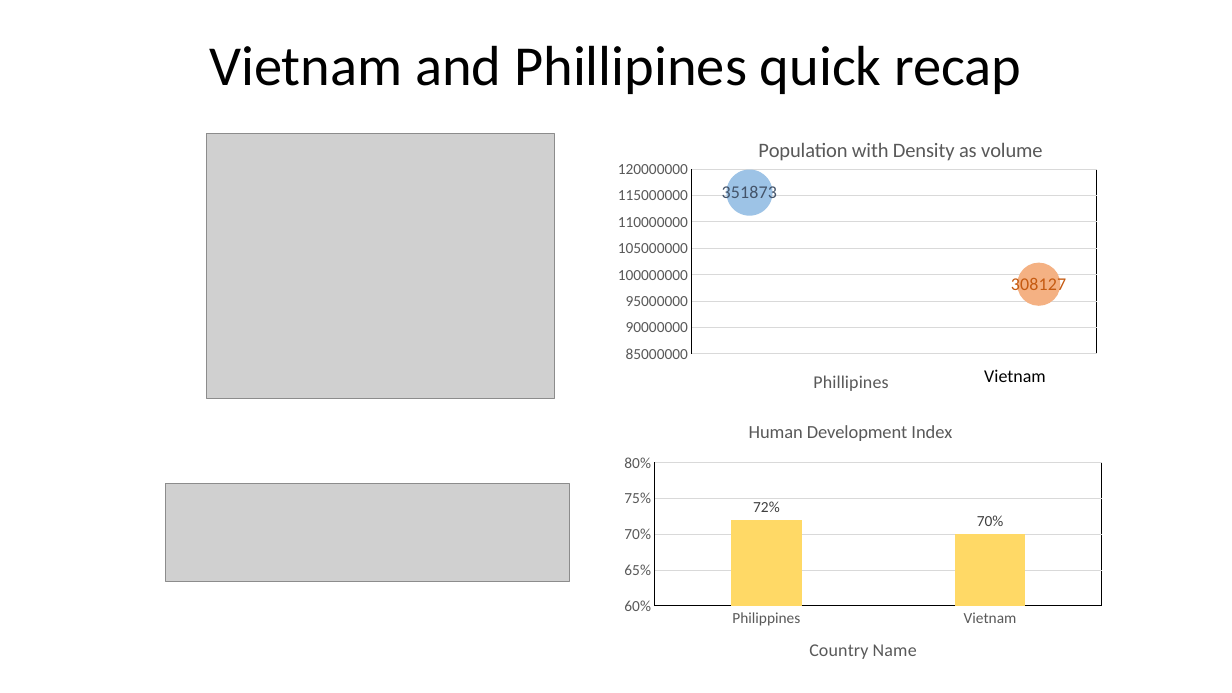
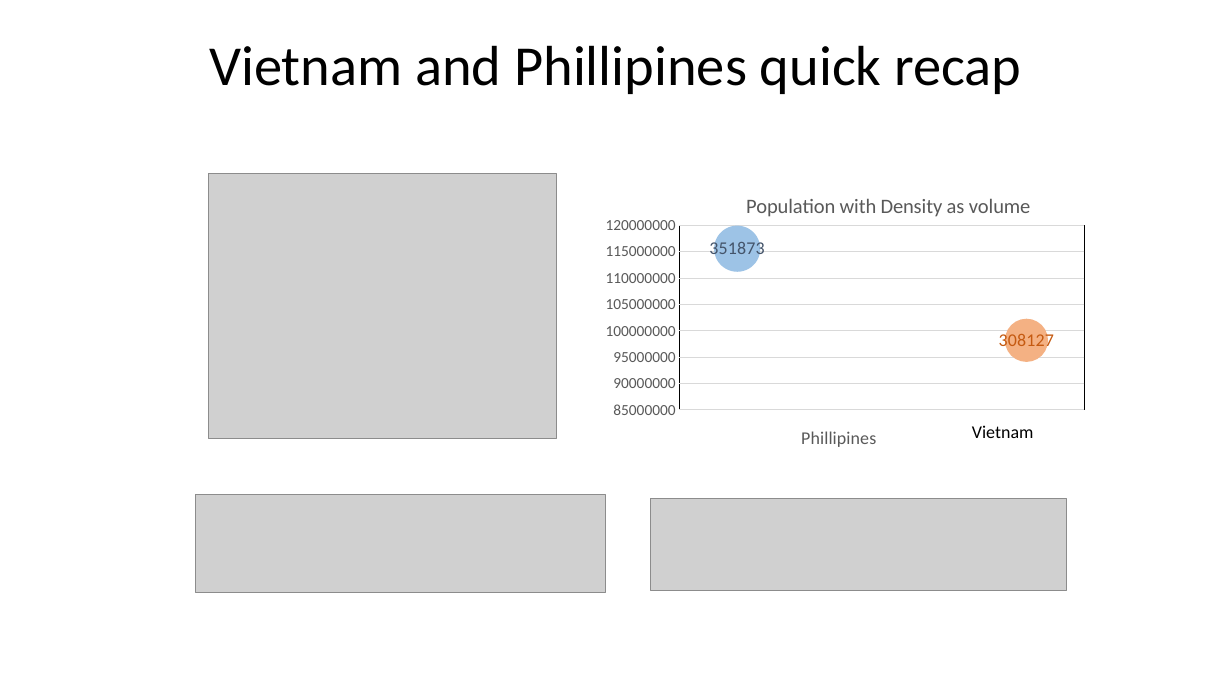
Before and after one commit to HadiSyahputraa/World-WIde-COVID, a slide deck: slide 11 of Final_Report.pptx (slide 12 before the commit). Drawn at 1232x693 pixels with LibreOffice and Linux fonts; fonts in the diff are those of the drawing; grey boxes stand for pictures. Boxes give left, top, right and bottom in pixels: in the first picture for what was removed or moved away, otherwise in the second. Text is boxed around its words. In the diff, an @@ line names an element or a change of style, - is before the commit and + after.

```diff
--- a/Final_Report.pptx
+++ b/Final_Report.pptx
@@ picture moved from (x1=207, y1=134, x2=555, y2=399) to (x1=208, y1=174, x2=555, y2=439) @@
@@ bubble chart moved from (x1=615, y1=122, x2=1112, y2=399) to (x1=603, y1=177, x2=1100, y2=455) @@
@@ column chart removed at (x1=615, y1=405, x2=1112, y2=682) @@
-title "Human Development Index "
-categories: Philippines, Vietnam
-Series 1: 0.72, 0.7
@@ text "Vietnam" moved from (x1=984, y1=369, x2=1046, y2=382) to (x1=972, y1=425, x2=1034, y2=438) @@
@@ picture resized from (x1=166, y1=484, x2=569, y2=582) to (x1=196, y1=494, x2=605, y2=592) @@
@@ picture added at (x1=651, y1=499, x2=1067, y2=591) @@
```
Also in this commit, not shown: 5 other slides changed, 4 slides added, 4 slides removed, 4 other files.
